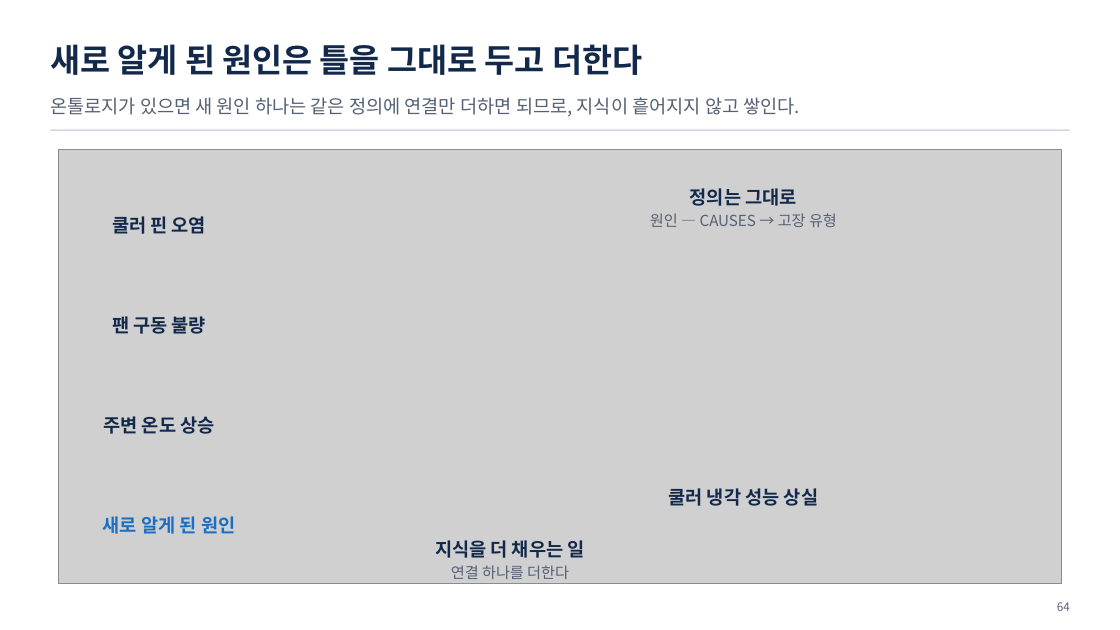
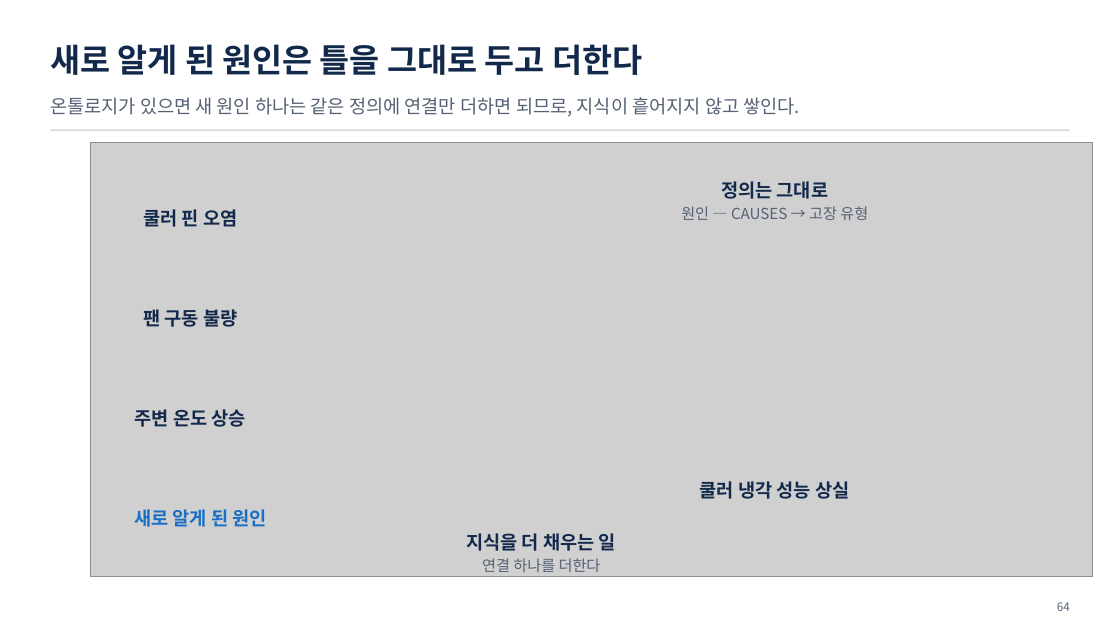
Before and after one commit to uengine-oss/hyd-iot-edu, a slide deck: slide 64 of workspace/강의제작/산출물/통합반/이론/01회차/통합반_01일차.pptx. Drawn at 1120x630 pixels with LibreOffice and Linux fonts; fonts in the diff are those of the drawing; grey boxes stand for pictures. Boxes give left, top, right and bottom in pixels: in the first picture for what was removed or moved away, otherwise in the second. Text is boxed around its words. In the diff, an @@ line names an element or a change of style, - is before the commit and + after.

```diff
--- a/workspace/강의제작/산출물/통합반/이론/01회차/통합반_01일차.pptx
+++ b/workspace/강의제작/산출물/통합반/이론/01회차/통합반_01일차.pptx
@@ text "팬 구동 불량": place and size @@
-text "팬 구동 불량" at bbox=[112, 316, 206, 334]
+text "팬 구동 불량" at bbox=[143, 309, 237, 327]
@@ 6 texts, 1 picture: place and size @@
-6 texts, 1 picture at bbox=[59, 150, 1061, 584]
+6 texts, 1 picture at bbox=[90, 143, 1092, 577]
```
Also in this commit, not shown: 10 other slides changed, 2 other files.
